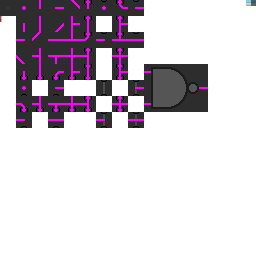
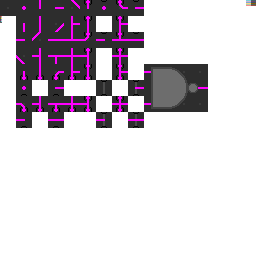
Layered file, before and after one edit (w=256, h=256). Changes by layer:
painted on "tiles.png" over box(0, 7, 201, 109)
